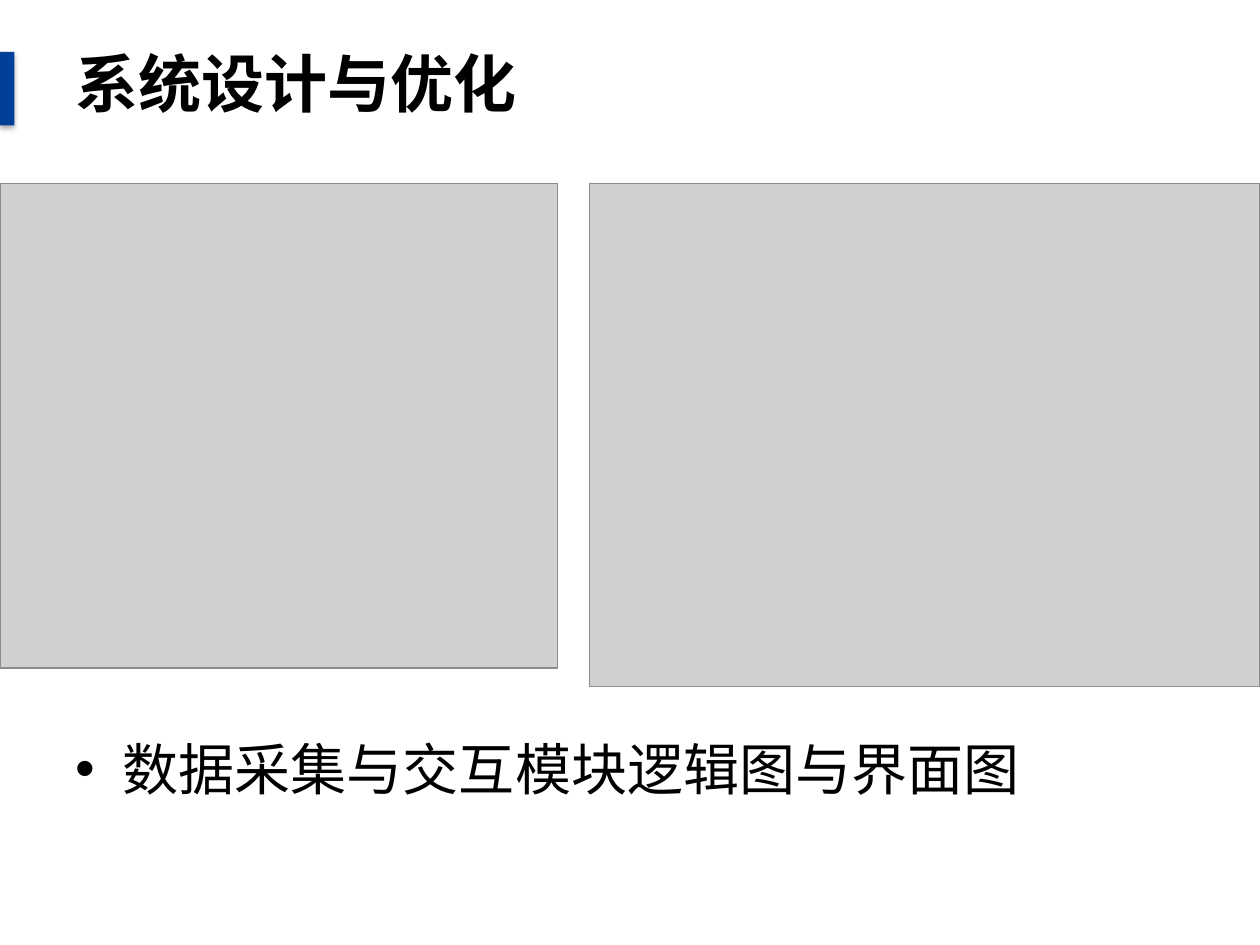
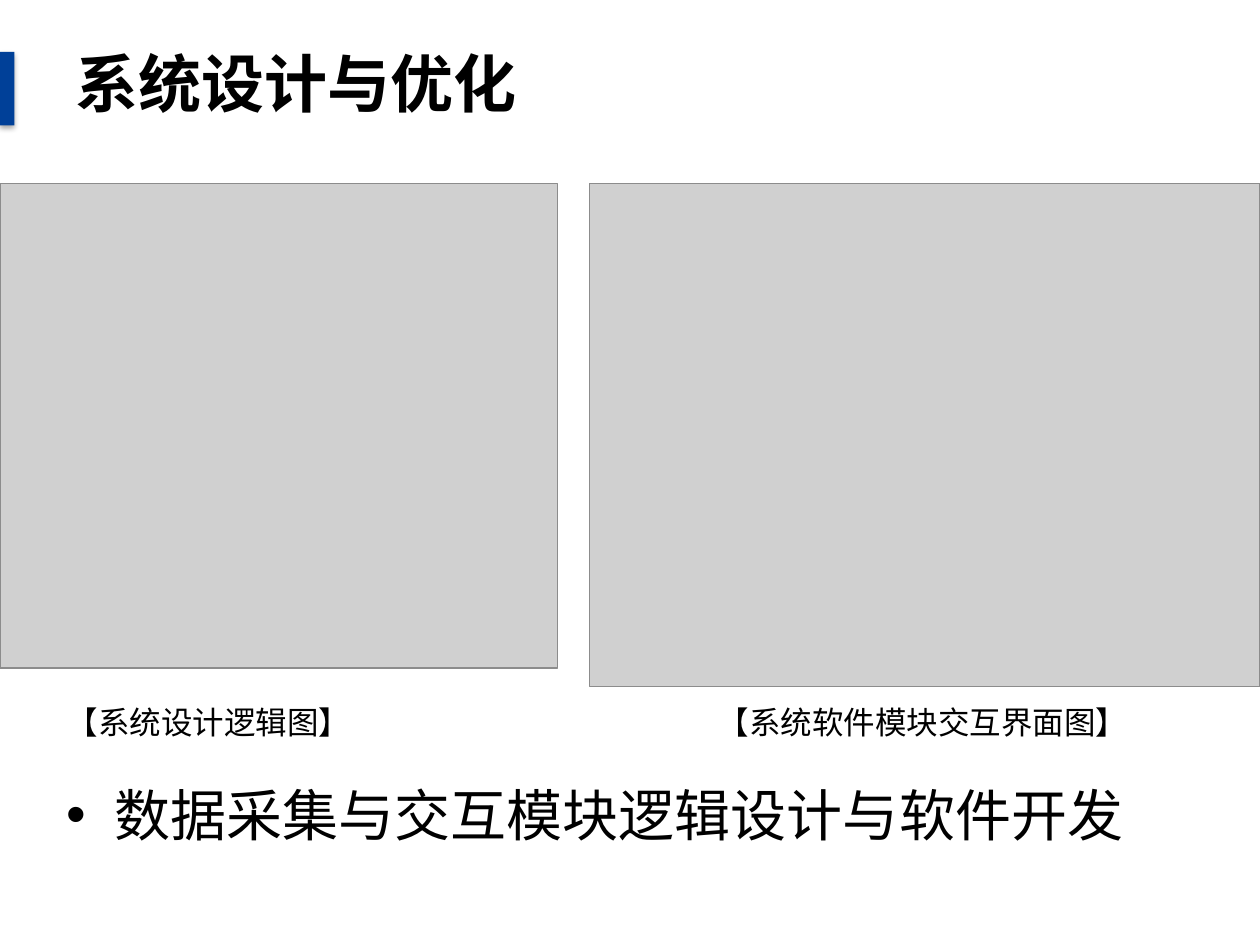
Before and after one commit to danxibao/NDAPapers, a slide deck: slide 16 of 毕业答辩报告.pptx. Drawn at 1260x945 pixels with LibreOffice and Linux fonts; fonts in the diff are those of the drawing; grey boxes stand for pictures; background and template pictures are left out. Boxes give left, top, right and bottom in pixels: in the first picture for what was removed or moved away, otherwise in the second. Text is boxed around its words. In the diff, an @@ line names an element or a change of style, - is before the commit and + after.

```diff
--- a/毕业答辩报告.pptx
+++ b/毕业答辩报告.pptx
@@ text added at (x1=67, y1=707, x2=351, y2=737), 18 pt, text #000000 @@
+【系统设计逻辑图】
@@ text added at (x1=718, y1=707, x2=1127, y2=737), 18 pt, text #000000 @@
+【系统软件模块交互界面图】
@@ text at (x1=114, y1=788, x2=1123, y2=841): text changed @@
-• 数据采集与交互模块逻辑图与界面图
+• 数据采集与交互模块逻辑设计与软件开发
```
Also in this commit, not shown: 12 other slides changed, 3 other files.
